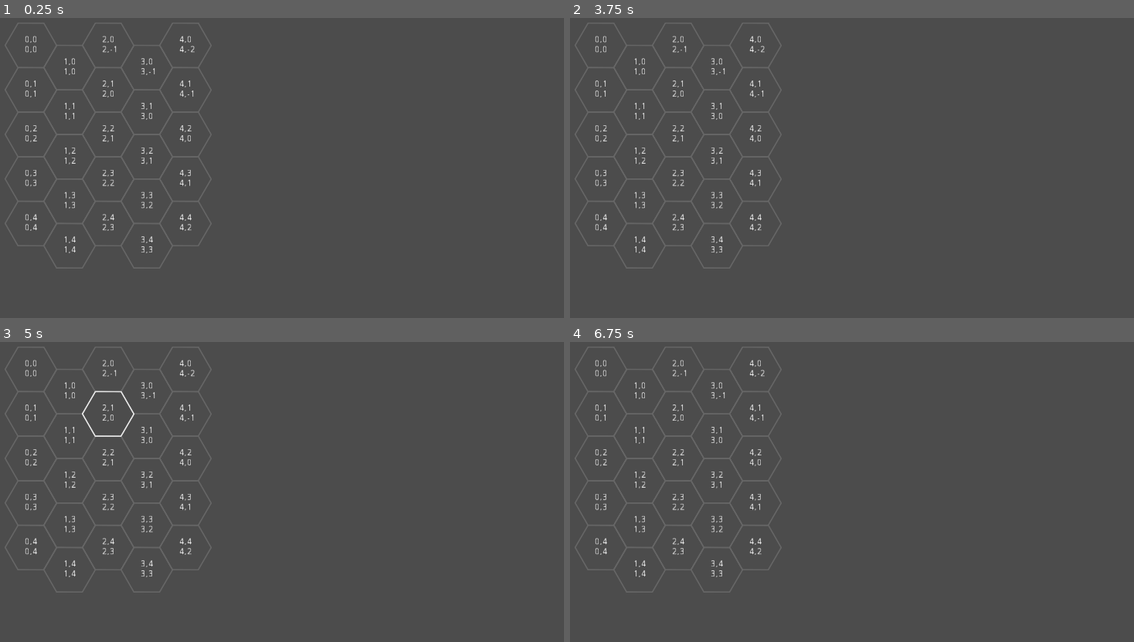
Above: before the commit, frames 1-4 (two rows, left to right).
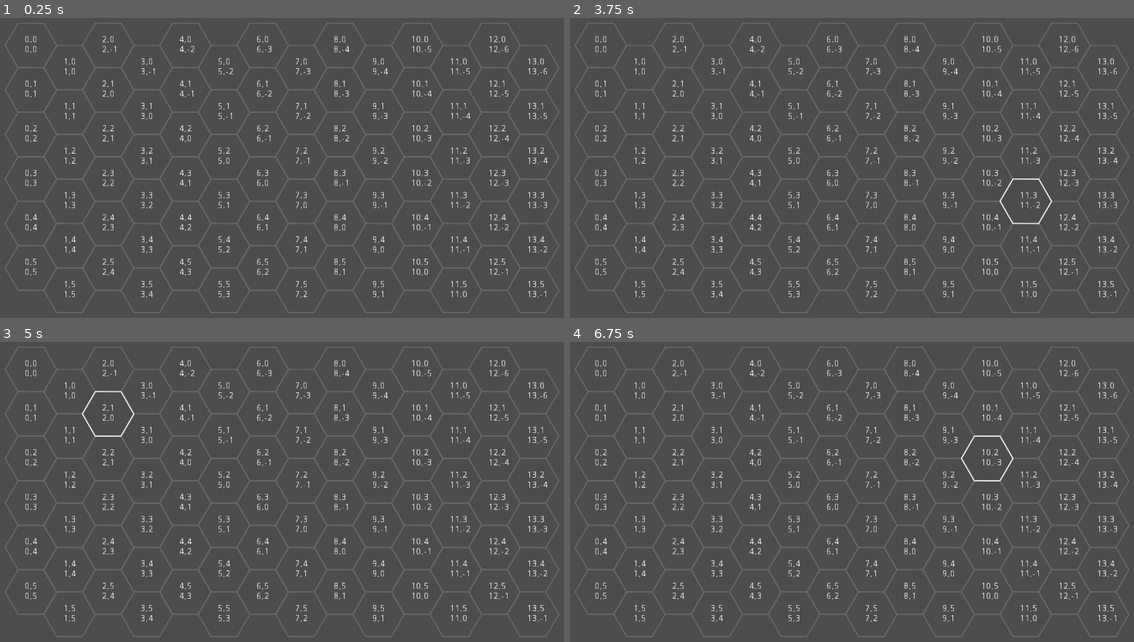
Above: after the commit, the same moments.

Repository: cardinal23/Hex2022
Game: Godot game, scene res://Main.tscn
Two runs of this game, one before a commit and one after it. Both use one fixed random seed, a clock stepped at 60 frames per second and the inputs below.
Inputs (mouse positions are in pixels of both pictures, inside the frame that each line leads up to):
- Up to frame 1 (0.25 s): no input
- Up to frame 2 (3.75 s): tap Enter at 0.5, 2, 3.5 s; move the mouse to (987, 147) at 0.52 s; tap Space at 1.25, 2.75 s; move the mouse to (727, 183) at 1.27 s; move the mouse to (914, 87) at 2.02 s; move the mouse to (823, 234) at 2.77 s; move the mouse to (1038, 216) at 3.52 s
- Up to frame 3 (5 s): tap Space at 4.25 s; move the mouse to (95, 435) at 4.27 s
- Up to frame 4 (6.75 s): move the mouse to (880, 489) at 5.02 s; move the mouse to (761, 402) at 5.77 s; move the mouse to (987, 471) at 6.52 s

The runs differ from the first frame. In frame 1, 4.5% of the frame differs, in the area x 0-100%, y 1-99%; in frame 2, 4.6%; in frame 3, 4.5%; in frame 4, 4.6%.

Commit message:
Add hex to pixel conversion to grid

Diff:
--- a/Grid.gd
+++ b/Grid.gd
@@ -5,7 +5,7 @@
 var hexes = {}
 
 var hexSize = 160
-var gridSize = Vector2(5,5)
+var gridSize = Vector2(14,6)
 
 var highlightedHex: Vector2
 
@@ -59,12 +59,18 @@
 
 # https://www.redblobgames.com/grids/hexagons/#coordinates-axial
 func pixel_to_flat_hex(point):
-    var x = point.x - hexSize / 2
-    var y = point.y - hexSize / 2
+    var size = hexSize / 2
+    var x = point.x - size
+    var y = point.y - size
+    var q = (2.0/3 * x) / size
+    var r = (-1.0/3 * x  +  sqrt(3)/3 * y) / size
+    return axial_to_oddq(axial_round(Vector2(q, r)))
 
-    var q = (2.0/3 * x) / (hexSize / 2)
-    var r = (-1.0/3 * x  +  sqrt(3)/3 * y) / (hexSize / 2)
-    return axial_to_oddq(axial_round(Vector2(q, r)))
+func flat_hex_to_pixel(hex):
+    var size = hexSize / 2
+    var x = size * (3.0/2 * hex.x)
+    var y = size * (sqrt(3)/2 * hex.x  +  sqrt(3) * hex.y)
+    return Vector2(x, y)
 
 func oddq_to_axial(coordinates):
     var q = coordinates.x
